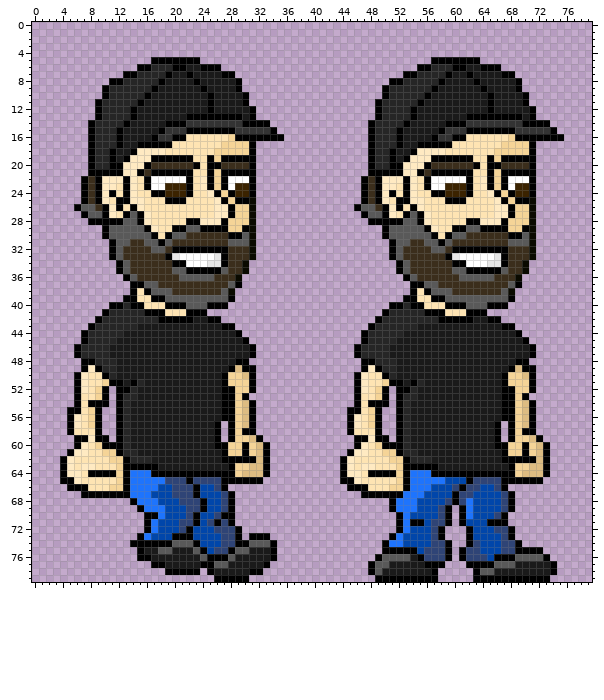
File history of a sprite sheet, DrCanoli/DrCanoli/Content/textures/sprites/cannoli/Falling.png. Above is the file before it was changed.
The file is 80x80 pixels.
Now the later version:
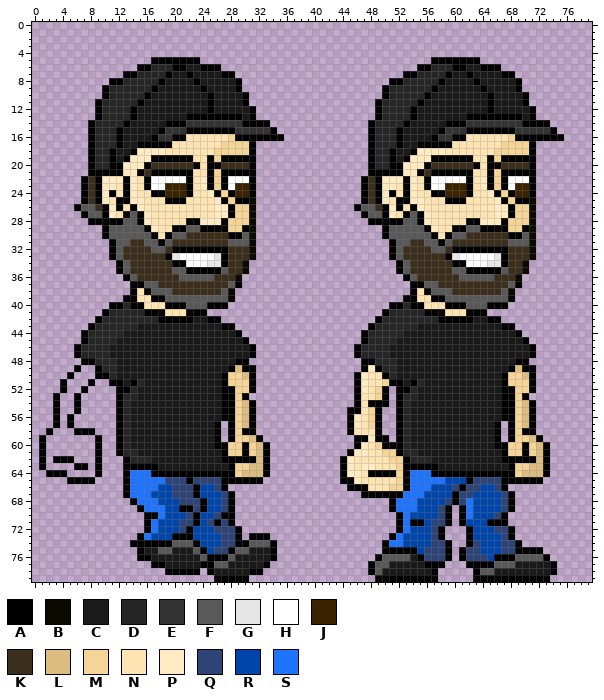
Palette (. is transparent): A #000000  B #0a0a00  C #1a1a1a  D #262626  E #333333  F #595959  G #e6e6e6  H #ffffff  J #3b2300  K #3b2e1c  L #ddbc82  M #f5d497  N #fee4b3  P #ffeac2  Q #2f4476  R #0046aa  S #1e74fd
The edit:
y 49: x 6..8 .AP -> A..
y 50: x 5..9 .APNN -> A...A
y 51: x 4 . -> A; x 6..10 APNNM -> ..A..
y 52: x 4 . -> A; x 6..10 APNMA -> .A...
y 53: x 3 . -> A; x 7..10 NNMA -> ....
y 54: x 3 . -> A; x 7..10 NAAA -> ....
y 55: x 3 . -> A; x 5 A -> .; x 7..9 NMA -> ...
y 56..57: x 3 . -> A; x 6..9 PNMA -> ....
y 58: x 2 . -> A; x 5..9 ANNNA -> .AAA.
y 59: x 1 . -> A; x 6..8 AAP -> ...; x 10 A -> .
y 60: x 1 . -> A; x 6..11 APNMAA -> ...A..
y 61: x 1 . -> A; x 5..11 APPNNMM -> ....A..
y 62: x 1 . -> A; x 3 . -> A; x 5..12 PNNNNNMM -> A...A...
y 63: x 1 . -> A; x 4..12 APNPPNNNM -> ..AA.A...
y 64: x 2..3 .. -> AA; x 5..8 PPNA -> ....; x 10..12 AAM -> ...
y 65: x 4 A -> .; x 6..12 PNNNNNM -> AAA....
y 66: x 5..12 AAANNNMM -> ........
y 67: x 7..12 AAAAAA -> ......
y 69: x 21..22 RQ -> AA
Boxes around the changes in both pictures, in picture pixels (x1, y1, x2, y2):
changed: (39, 365, 123, 498)
changed: (179, 505, 193, 512)
